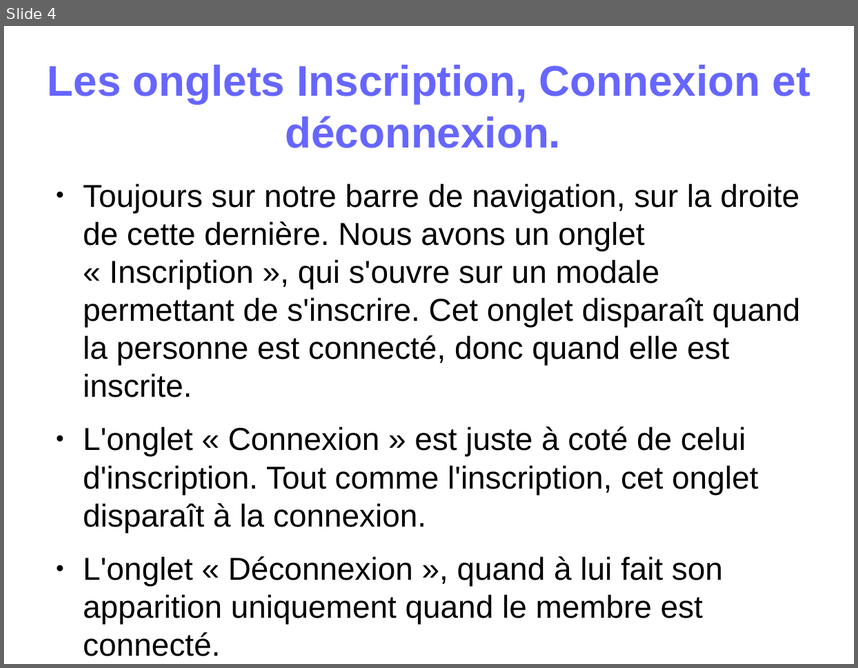
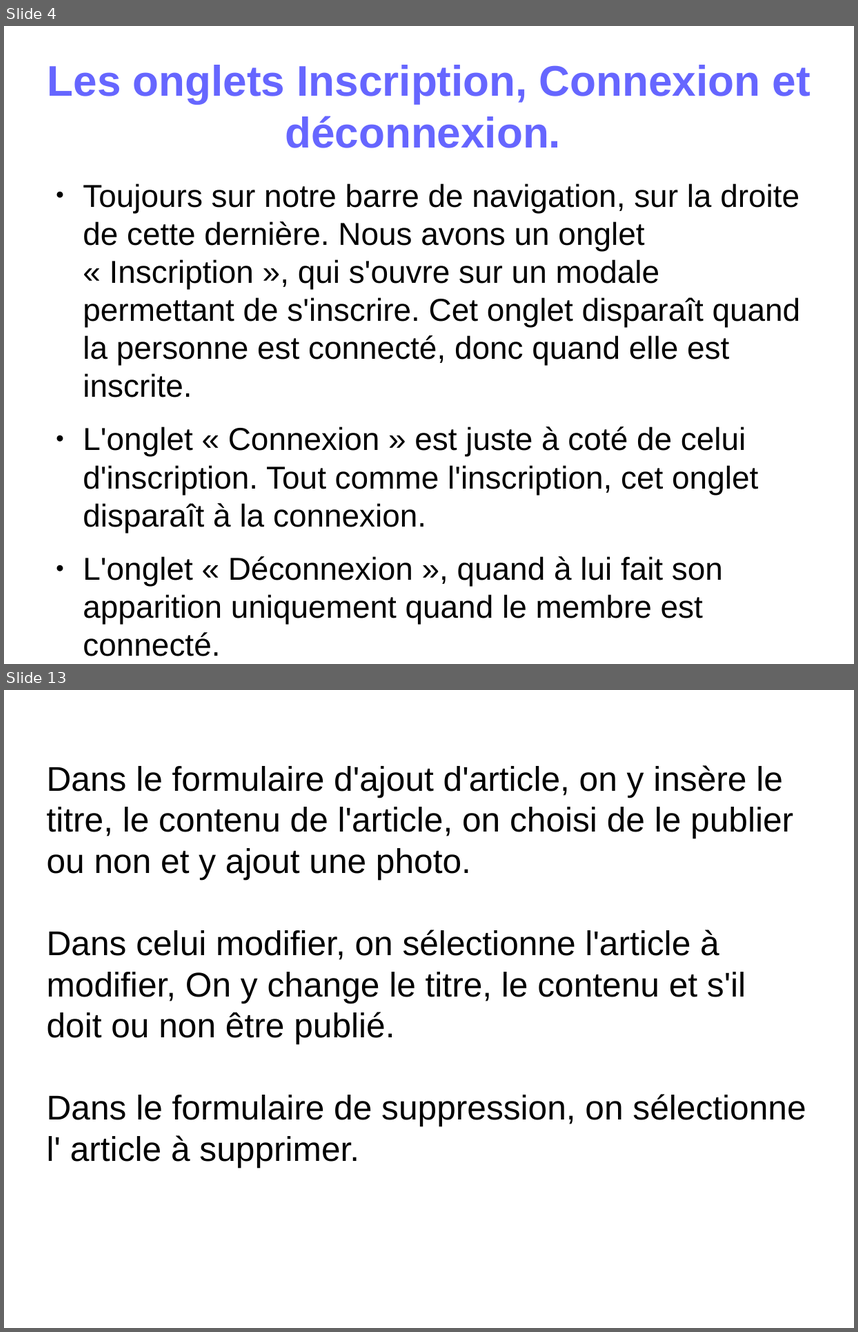
Before and after one commit to virginiecreus/Bac, a slide deck: powerpoint_de_présentation.odp. Shown one above the other, each under a label of ours: slide 4 before the commit, slides 4 and 13 after it; the slides between them are not shown. The pictures are 858x668 and 858x1332 pixels, drawn with LibreOffice and Linux fonts; fonts in the diff are those of the drawing. Boxes give left, top, right and bottom in pixels: in the first picture for what was removed or moved away, otherwise in the second. Text is boxed around its words. In the diff, an @@ line names an element or a change of style, - is before the commit and + after.

```diff
--- a/powerpoint_de_présentation.odp
+++ b/powerpoint_de_présentation.odp
@@ slide 13 added at box(4, 690, 854, 1328), background #FFFFFF @@
@@ subtitle added at box(47, 765, 806, 1167), 32 pt, text #000000 @@
+Dans le formulaire d'ajout d'article, on y insère le titre, le contenu de l'article, on choisi de le publier ou non et y ajout une photo.
+Dans celui modifier, on sélectionne l'article à modifier, On y change le titre, le contenu et s'il doit ou non être publié.
+Dans le formulaire de suppression, on sélectionne l' article à supprimer.
```
Also in this commit, not shown: 3 slides changed, 5 other slides added.
